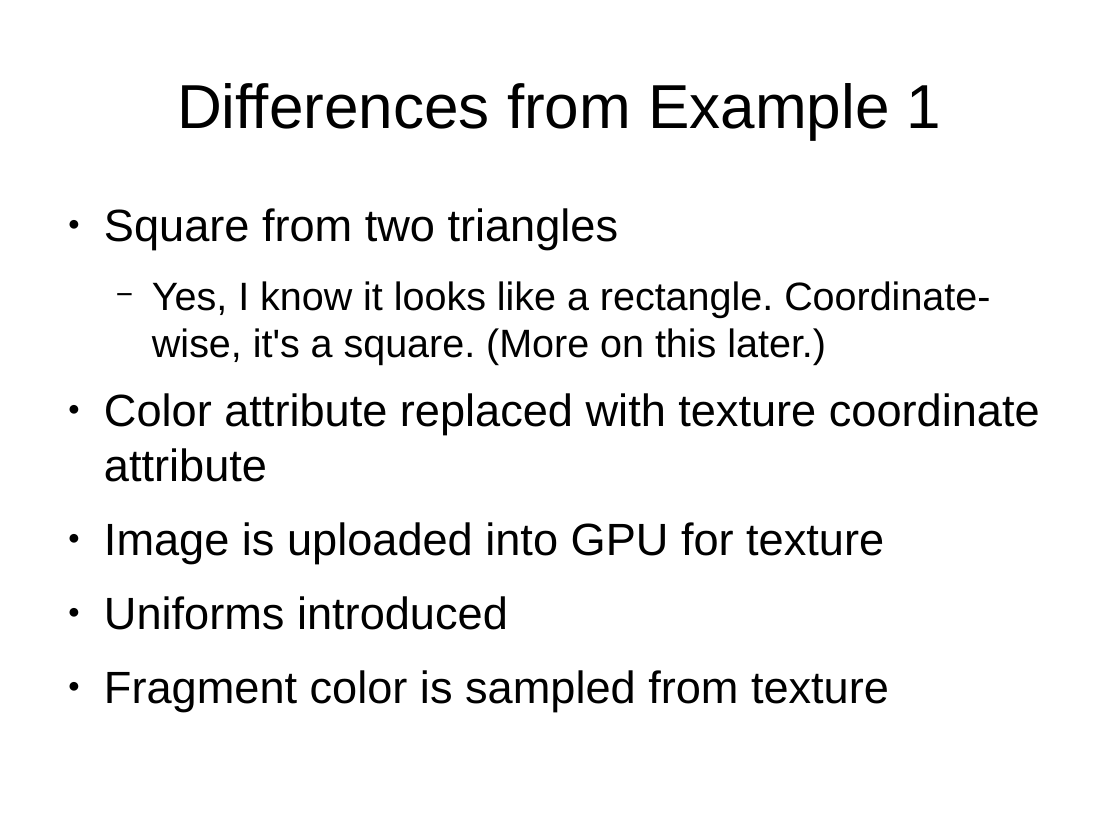
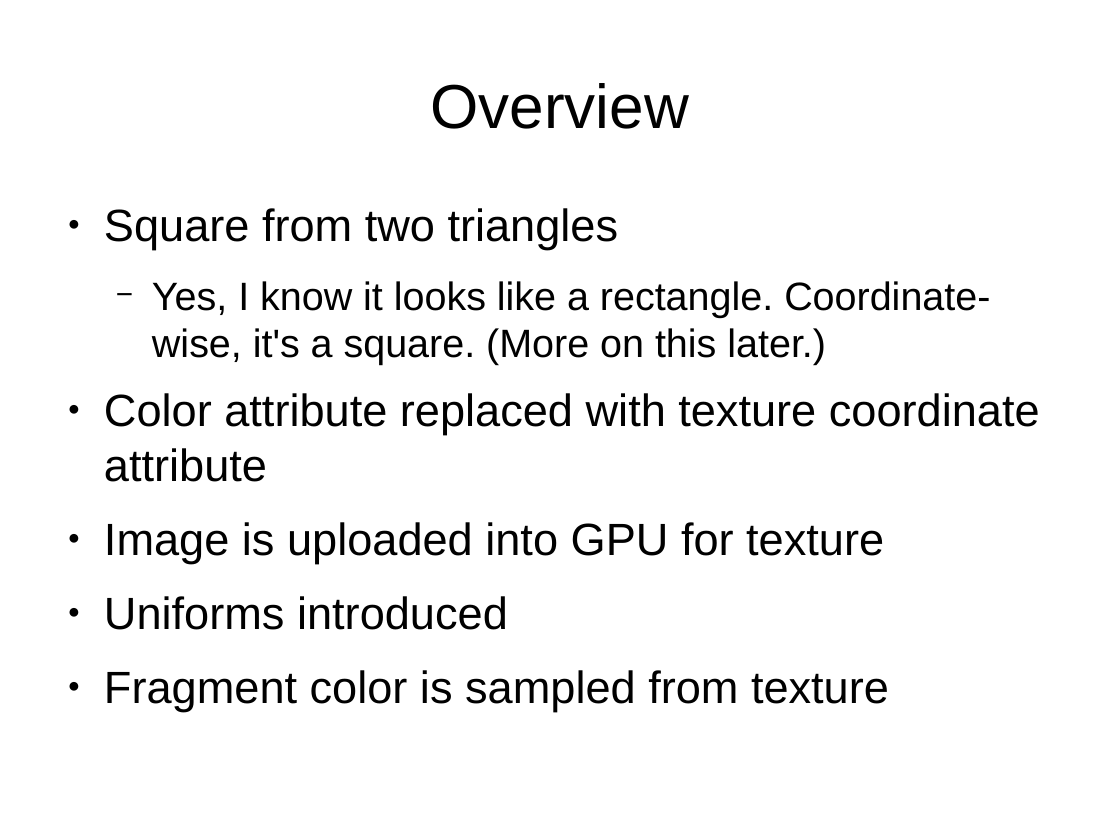
Before and after one commit to jayschwa/3d-opengl-presentation, a slide deck: slide 20 of Slides.odp. Drawn at 1120x840 pixels with LibreOffice and Linux fonts; fonts in the diff are those of the drawing. Boxes give left, top, right and bottom in pixels: in the first picture for what was removed or moved away, otherwise in the second. Text is boxed around its words. In the diff, an @@ line names an element or a change of style, - is before the commit and + after.

```diff
--- a/Slides.odp
+++ b/Slides.odp
@@ title at [430,83,689,129]: text changed @@
-Differences from Example 1
+Overview
```
Also in this commit, not shown: 8 slides added.
